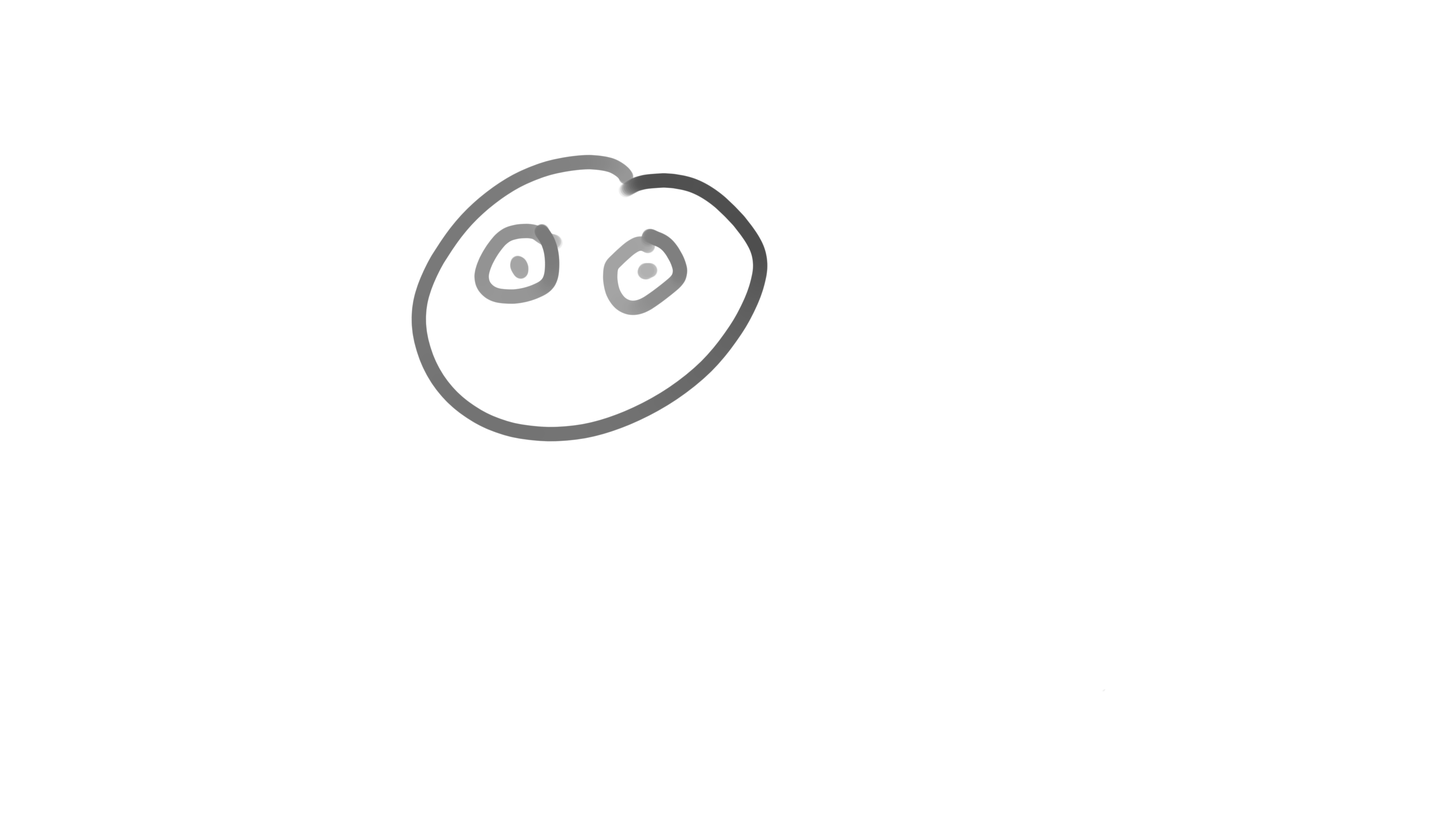
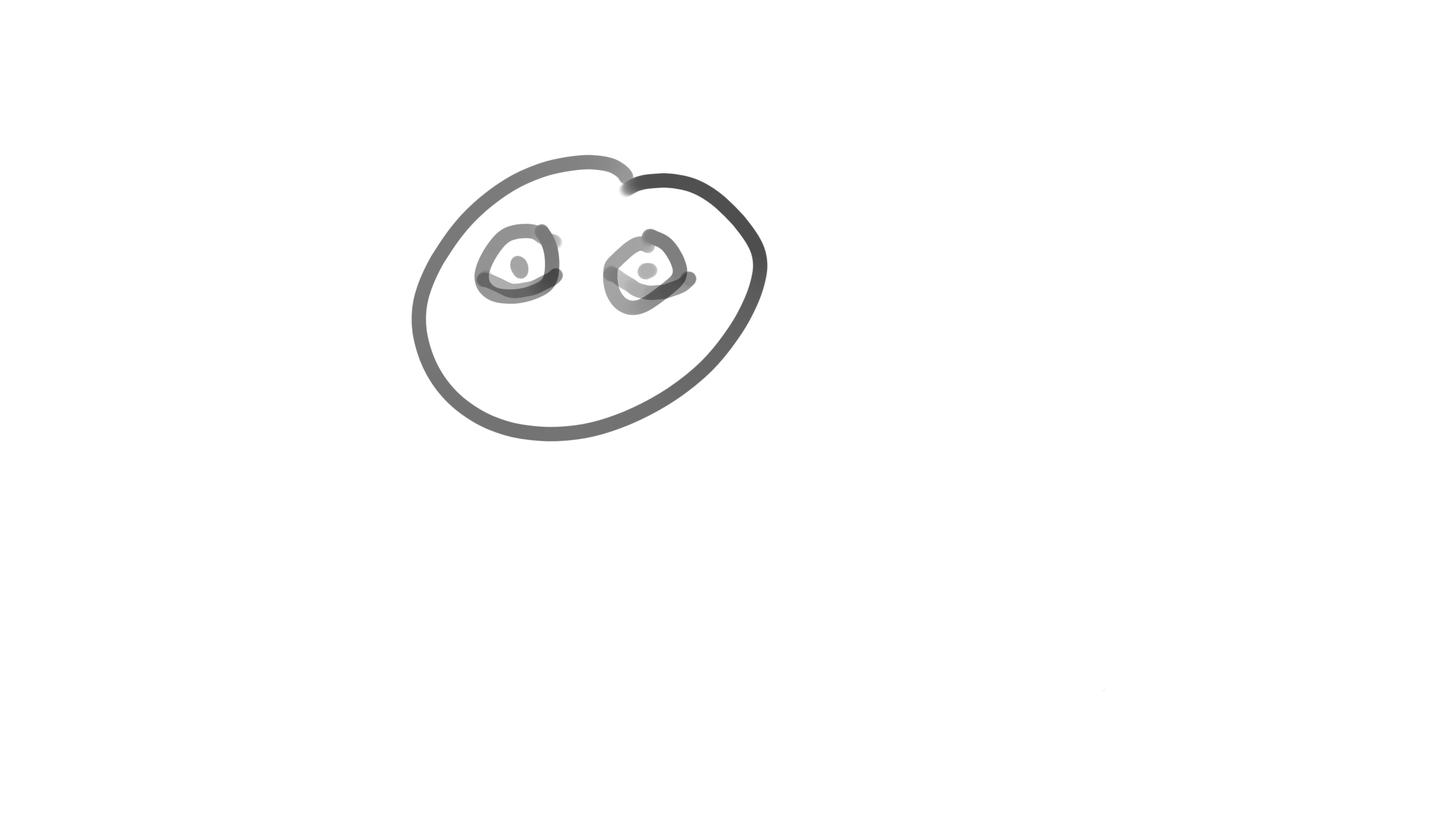
Layers edited between the first and the second 1455x819 image:
added layer "eye r closed" (1st of 2) above "eye r open" over left=602, top=265, right=697, bottom=301
added layer "eye r closed" (2nd of 2) above "eye l open" over left=476, top=267, right=564, bottom=299
